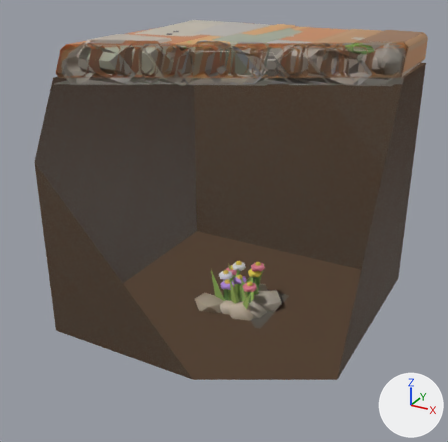
What one commit did to the glTF model public/kit/core.glb.
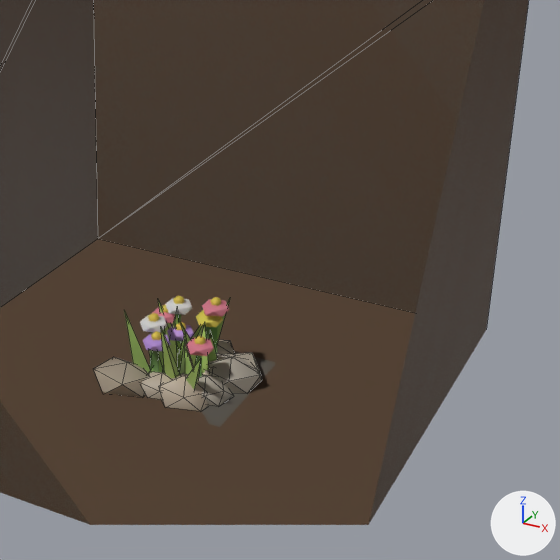
Old and new are each drawn whole from a camera (50 mm lens) standing at (0.971, -1.895, 1.285) and looking at (-0.028, -0.077, 0.376) and again close up on the part from 33% to 97% of the width and 24% to 90% of the height. The lights are fixed; the arrows at lower right show +X, +Y and +Z. The first two pictures are the older version. The close-ups show mesh edges as thin lines. Everything nearer to the camera than a plane just in front of the edit is cut away. Where no turn or scale is listed for an object, it has been applied to the vertices. Vertices at exactly the same position are counted once.
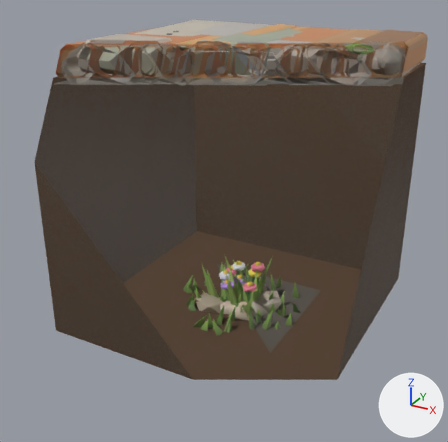
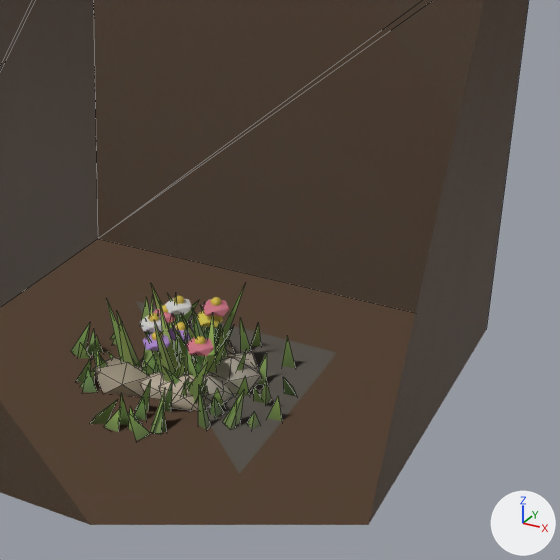
Pixel boxes (x1, y1, x2, y2) of what changed, in the close-ups (560 x 560 px):
'Mesh_22', reshaped: before (124, 300, 217, 373); after (78, 307, 296, 440)
'Mesh_19', reshaped: before (161, 326, 203, 379); after (76, 299, 295, 432)
'Mesh_21', reshaped (mostly hidden before): before (149, 323, 209, 373); after (71, 310, 282, 429)
'Mesh_23', reshaped: before (176, 336, 193, 374); after (117, 295, 223, 382)
'Mesh_20', reshaped: before (175, 299, 230, 389); after (93, 300, 251, 435)
'Mesh_24', added: after (160, 285, 245, 401)
'Mesh_26', added (mostly hidden): after (106, 284, 227, 385)
'Mesh_25', added: after (142, 314, 227, 374)
'Mesh_27', added: after (145, 328, 218, 378)
part 1 of me_mesh_19, built on: before (161, 326, 203, 379); after (76, 299, 295, 430)
part 2 of me_mesh_19, added: after (103, 407, 121, 432)
part 3 of me_mesh_20, deleted (mostly hidden): before (180, 322, 196, 367)
part 4 of me_mesh_20, built on: before (186, 299, 230, 389); after (93, 300, 251, 435)
'Mesh_4', unchanged, uncovered by the edit: before (180, 352, 275, 427); after (136, 301, 336, 474)

Edits to the bpy script that builds the scene:
```text
Add mat_defaultmaterial_027:
    mat_defaultmaterial_027 = bpy.data.materials.new('DefaultMaterial.027')
    mat_defaultmaterial_027.use_nodes = True; mat_defaultmaterial_027.node_tree.nodes.clear()
    _N = mat_defaultmaterial_027.node_tree.nodes; _L = mat_defaultmaterial_027.node_tree.links
    n0 = _N.new('ShaderNodeOutputMaterial'); n0.name = 'Material Output'
    n1 = _N.new('ShaderNodeBsdfPrincipled'); n1.name = 'Principled BSDF'
    n2 = _N.new('ShaderNodeVertexColor'); n2.name = 'Color Attribute'
    _L.new(n1.outputs[0], n0.inputs[0])  # 'BSDF' to 'Surface'
    _L.new(n2.outputs[0], n1.inputs[0])  # 'Color' to 'Base Color'
Add mat_defaultmaterial_026:
    mat_defaultmaterial_026 = bpy.data.materials.new('DefaultMaterial.026')
    mat_defaultmaterial_026.use_nodes = True; mat_defaultmaterial_026.node_tree.nodes.clear()
    _N = mat_defaultmaterial_026.node_tree.nodes; _L = mat_defaultmaterial_026.node_tree.links
    n0 = _N.new('ShaderNodeOutputMaterial'); n0.name = 'Material Output'
    n1 = _N.new('ShaderNodeBsdfPrincipled'); n1.name = 'Principled BSDF'
    n2 = _N.new('ShaderNodeVertexColor'); n2.name = 'Color Attribute'
    _L.new(n1.outputs[0], n0.inputs[0])  # 'BSDF' to 'Surface'
    _L.new(n2.outputs[0], n1.inputs[0])  # 'Color' to 'Base Color'
Add mat_defaultmaterial_025:
    mat_defaultmaterial_025 = bpy.data.materials.new('DefaultMaterial.025')
    mat_defaultmaterial_025.use_nodes = True; mat_defaultmaterial_025.node_tree.nodes.clear()
    _N = mat_defaultmaterial_025.node_tree.nodes; _L = mat_defaultmaterial_025.node_tree.links
    n0 = _N.new('ShaderNodeOutputMaterial'); n0.name = 'Material Output'
    n1 = _N.new('ShaderNodeBsdfPrincipled'); n1.name = 'Principled BSDF'
    n2 = _N.new('ShaderNodeVertexColor'); n2.name = 'Color Attribute'
    _L.new(n1.outputs[0], n0.inputs[0])  # 'BSDF' to 'Surface'
    _L.new(n2.outputs[0], n1.inputs[0])  # 'Color' to 'Base Color'
Add mat_defaultmaterial_024:
    mat_defaultmaterial_024 = bpy.data.materials.new('DefaultMaterial.024')
    mat_defaultmaterial_024.use_nodes = True; mat_defaultmaterial_024.node_tree.nodes.clear()
    _N = mat_defaultmaterial_024.node_tree.nodes; _L = mat_defaultmaterial_024.node_tree.links
    n0 = _N.new('ShaderNodeOutputMaterial'); n0.name = 'Material Output'
    n1 = _N.new('ShaderNodeBsdfPrincipled'); n1.name = 'Principled BSDF'
    n2 = _N.new('ShaderNodeVertexColor'); n2.name = 'Color Attribute'
    _L.new(n1.outputs[0], n0.inputs[0])  # 'BSDF' to 'Surface'
    _L.new(n2.outputs[0], n1.inputs[0])  # 'Color' to 'Base Color'
Change me_mesh_19:
    remove me_mesh_19.from_pydata(...)  # 12 vertices, 12 faces; spans x 0.47..0.547, y -0.606..-0.447, z 0.01..0.181
    add me_mesh_19.from_pydata(...)  # 76 vertices, 76 faces; spans x 0.298..0.704, y -0.76..-0.313, z 0.01..0.116
    me_mesh_19 part 1: 12 vertices removed from x 0.47..0.547, y -0.606..-0.447, z 0.01..0.181; 72 vertices added at x 0.298..0.704, y -0.671..-0.313, z 0.01..0.116
    me_mesh_19 part 2: 4 vertices added at x 0.466..0.499, y -0.76..-0.729, z 0.017..0.07
Change me_mesh_20:
    remove me_mesh_20.from_pydata(...)  # 20 vertices, 20 faces; spans x 0.459..0.605, y -0.624..-0.421, z 0.006..0.177
    add me_mesh_20.from_pydata(...)  # 72 vertices, 72 faces; spans x 0.328..0.664, y -0.744..-0.283, z 0.008..0.104
    me_mesh_20 part 3: the loose piece of 4 vertices spanning x 0.509..0.554, y -0.524..-0.464, z 0.013..0.153 is deleted
    me_mesh_20 part 4: 8 vertices removed from x 0.525..0.605, y -0.624..-0.421, z 0.007..0.177; 72 vertices added at x 0.328..0.664, y -0.744..-0.283, z 0.008..0.104
    other edits to the shape of me_mesh_20 do not show in these pictures
Change me_mesh_21:
    remove me_mesh_21.from_pydata(...)  # 16 vertices, 16 faces; spans x 0.4413..0.5835, y -0.5864..-0.4672, z 0.0136..0.1501
    add me_mesh_21.from_pydata(...)  # 76 vertices, 76 faces; spans x 0.2581..0.7576, y -0.7365..-0.3228, z 0.0092..0.1055
    me_mesh_21 part 5: the whole mesh is rebuilt
Change me_mesh_22:
    remove me_mesh_22.from_pydata(...)  # 28 vertices, 28 faces; spans x 0.4..0.578, y -0.58..-0.446, z 0.008..0.17
    add me_mesh_22.from_pydata(...)  # 64 vertices, 64 faces; spans x 0.285..0.748, y -0.767..-0.346, z 0.009..0.111
    me_mesh_22 part 6: the whole mesh is rebuilt
Change me_mesh_23:
    remove me_mesh_23.from_pydata(...)  # 24 vertices, 24 faces; spans x 0.4351..0.5773, y -0.5792..-0.4469, z 0.011..0.1287
    add me_mesh_23.from_pydata(...)  # 24 vertices, 24 faces; spans x 0.4096..0.5779, y -0.6328..-0.4236, z 0.01..0.2086
    me_mesh_23 part 7: 24 of 24 vertices moved; they spanned x 0.4351..0.5773, y -0.5792..-0.4469, z 0.011..0.1287 and now span x 0.4096..0.5779, y -0.6328..-0.4236, z 0.01..0.2086; mean shift (0.0064, -0.0194, 0.0143)
Add ob_mesh_27:
    ob_mesh_27 = bpy.data.objects.new('Mesh_27', me_mesh_27)  # 36 vertices, 36 faces; spans x 0.419..0.592, y -0.6..-0.43, z 0.009..0.147
    ob_mesh_27.location = (-0.509, 0.52, -0.024)
Add ob_mesh_26:
    ob_mesh_26 = bpy.data.objects.new('Mesh_26', me_mesh_26)  # 40 vertices, 40 faces; spans x 0.365..0.601, y -0.618..-0.432, z 0.008..0.197
    ob_mesh_26.location = (-0.509, 0.52, -0.024)
Add ob_mesh_25:
    ob_mesh_25 = bpy.data.objects.new('Mesh_25', me_mesh_25)  # 28 vertices, 28 faces; spans x 0.426..0.6, y -0.602..-0.459, z 0.01..0.172
    ob_mesh_25.location = (-0.509, 0.52, -0.024)
Add ob_mesh_24:
    ob_mesh_24 = bpy.data.objects.new('Mesh_24', me_mesh_24)  # 32 vertices, 32 faces; spans x 0.449..0.636, y -0.656..-0.39, z 0.006..0.202
    ob_mesh_24.location = (-0.509, 0.52, -0.024)
```
